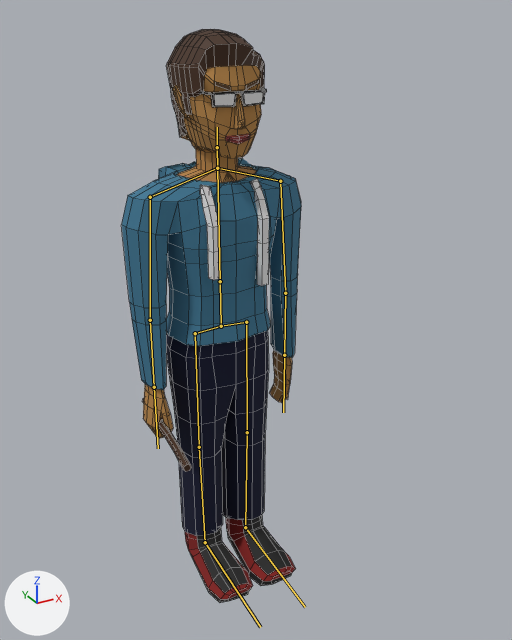
Renders of the FBX model Assets/Character Models/Joseph01.fbx from each side of a commit.
One viewpoint serves both versions: a camera (50 mm lens) standing at (-7.0, -14.52, 14.23) and looking at (0.57, -0.74, 7.34). The axes (+X, +Y, +Z) are drawn at lower left. The lights are the same throughout. The bones that bend it are drawn over the model as lines. Mesh edges are drawn as thin lines.
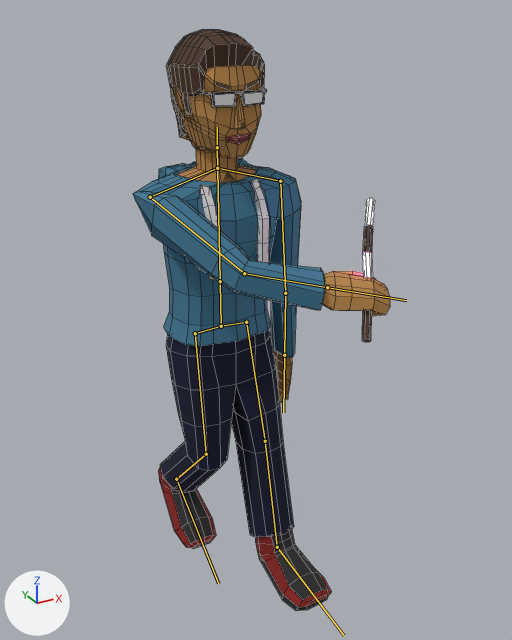
The newer file adds an action. The first version stands in its rest pose; the second is drawn at frame 45 of the action 'Walking'.

Edits to the bpy script that builds the scene:
```text
Change bone_bone_006:
    where bone_bone_006 = bpy.data.objects['Armature'].pose.bones['Bone.006']  # child of 'Bone.004'
    bone_bone_006.rotation_quaternion: (1.0, 0.0, 0.0, 0.0) -> (0.998, 0.064, 0.002, 0.0)  # degrees (0, 0, 0) -> degrees (7, 0, 0)
Change bone_bone_008:
    where bone_bone_008 = bpy.data.objects['Armature'].pose.bones['Bone.008']  # child of 'Bone.006'
    bone_bone_008.rotation_quaternion: (1.0, 0.0, 0.0, 0.0) -> (0.897, -0.443, -0.003, 0.0)  # degrees (0, 0, 0) -> degrees (-53, 0, 0)
Change bone_bone_010:
    where bone_bone_010 = bpy.data.objects['Armature'].pose.bones['Bone.010']  # child of 'Bone.008'
    bone_bone_010.rotation_quaternion: (1.0, 0.0, 0.0, 0.0) -> (0.993, 0.121, 0.0, -0.001)  # degrees (0, 0, 0) -> degrees (14, 0, 0)
Change bone_bone_007:
    where bone_bone_007 = bpy.data.objects['Armature'].pose.bones['Bone.007']  # child of 'Bone.005'
    bone_bone_007.rotation_quaternion: (1.0, 0.0, 0.0, 0.0) -> (0.994, 0.108, -0.003, 0.023)  # degrees (0, 0, 0) -> degrees (12, -1, 3)
Change bone_bone_009:
    where bone_bone_009 = bpy.data.objects['Armature'].pose.bones['Bone.009']  # child of 'Bone.007'
    bone_bone_009.rotation_quaternion: (1.0, 0.0, 0.0, 0.0) -> (1.0, -0.021, 0.001, 0.0)  # degrees (0, 0, 0) -> degrees (-2, 0, 0)
Change bone_bone_011:
    where bone_bone_011 = bpy.data.objects['Armature'].pose.bones['Bone.011']  # child of 'Bone.009'
    bone_bone_011.rotation_quaternion: (1.0, 0.0, 0.0, 0.0) -> (0.995, -0.098, 0.0, -0.003)  # degrees (0, 0, 0) -> degrees (-11, 0, 0)
Change bone_bone_015:
    where bone_bone_015 = bpy.data.objects['Armature'].pose.bones['Bone.015']  # child of 'Bone.013'
    bone_bone_015.rotation_quaternion: (1.0, 0.0, 0.0, 0.0) -> (0.644, -0.147, -0.524, -0.538)  # degrees (0, 0, 0) -> degrees (43, -56, -103)
Change bone_bone_017:
    where bone_bone_017 = bpy.data.objects['Armature'].pose.bones['Bone.017']  # child of 'Bone.015'
    bone_bone_017.rotation_quaternion: (1.0, 0.0, 0.0, 0.0) -> (0.929, 0.124, -0.038, -0.347)  # degrees (0, 0, 0) -> degrees (15, 1, -41)
```

Boxes (x1, y1, x2, y2) around the edits, measured in the pictures (512 x 640 px):
'Cube', posed (43% wider): before (122, 29, 301, 603); after (133, 29, 390, 611)
bone 'Bone.006', root to tip: before (195, 333) to (199, 447); after (195, 333) to (206, 454)
bone 'Bone.008', root to tip: before (199, 447) to (205, 542); after (206, 454) to (176, 479)
bone 'Bone.010', root to tip: before (205, 542) to (260, 627); after (176, 479) to (218, 583)
bone 'Bone.007', root to tip: before (246, 322) to (247, 432); after (246, 322) to (265, 441)
bone 'Bone.009', root to tip: before (247, 432) to (245, 527); after (265, 441) to (277, 547)
bone 'Bone.011', root to tip: before (245, 527) to (305, 607); after (277, 547) to (344, 635)
bone 'Bone.015', root to tip: before (150, 197) to (150, 320); after (150, 197) to (244, 273)
bone 'Bone.017', root to tip: before (150, 320) to (154, 387); after (244, 273) to (327, 287)
